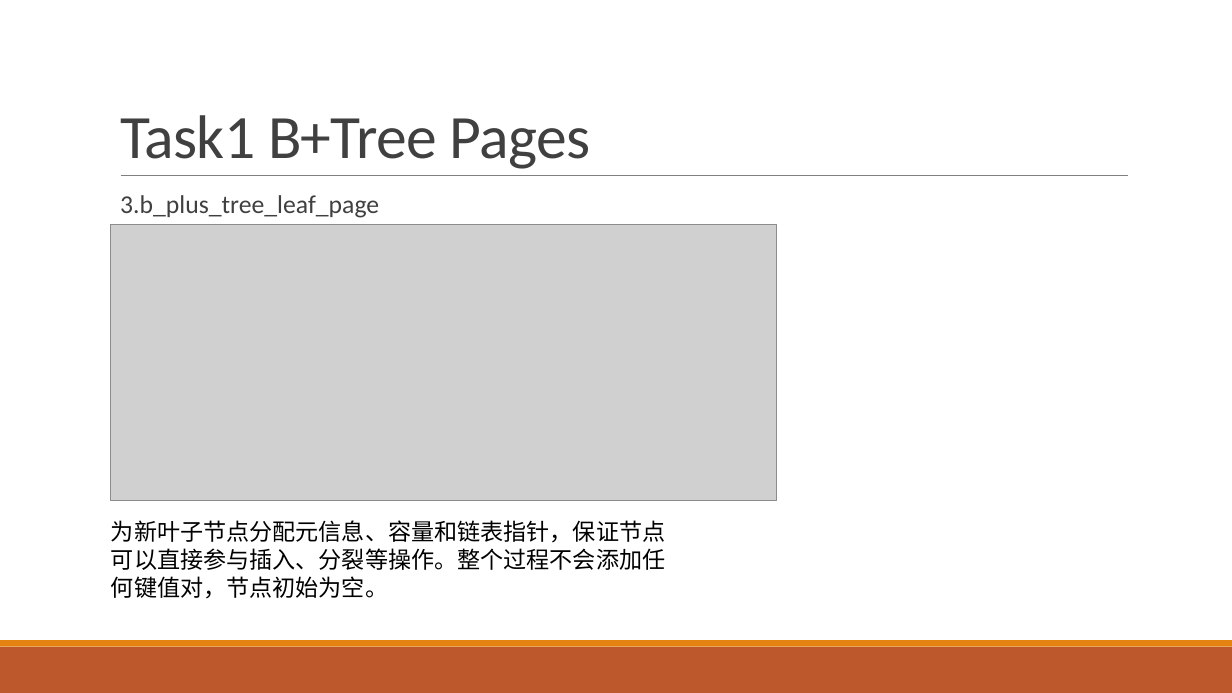
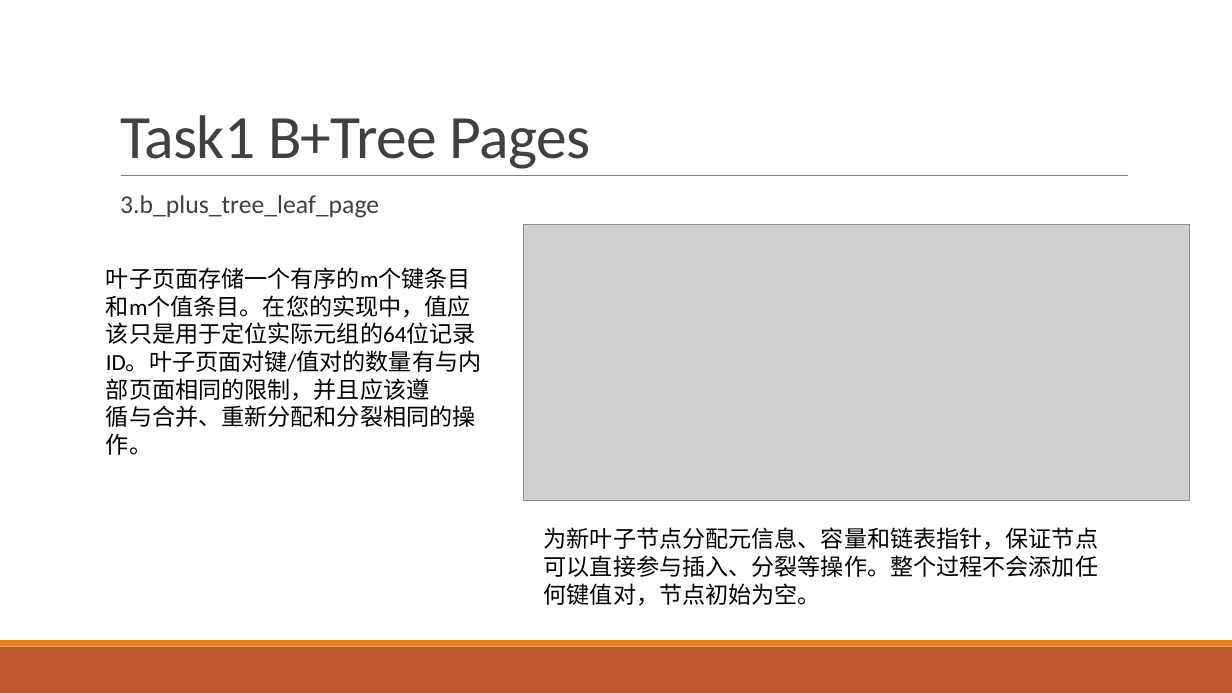
Before and after one commit to SDataBaseGroup/Database-lab, a slide deck: slide 47 of 缓冲区管理器与B+树的总ppt.pptx (slide 44 before the commit). Drawn at 1232x693 pixels with LibreOffice and Linux fonts; fonts in the diff are those of the drawing; grey boxes stand for pictures. Boxes give left, top, right and bottom in pixels: in the first picture for what was removed or moved away, otherwise in the second. Text is boxed around its words. In the diff, an @@ line names an element or a change of style, - is before the commit and + after.

```diff
--- a/缓冲区管理器与B+树的总ppt.pptx
+++ b/缓冲区管理器与B+树的总ppt.pptx
@@ picture: place and size @@
-picture at (111,225,777,501)
+picture at (524,225,1190,501)
@@ text added at (106,267,481,455), 18 pt, text #000000 @@
+叶⼦页面存储⼀个有序的m个键条⽬和m个值条⽬。在您的实现中，值应该只是⽤于定位实际元组的64位记录ID。叶⼦页面对键/值对的数量有与内部页面相同的限制，并且应该遵
+循与合并、重新分配和分裂相同的操作。
@@ text "为新叶子节点分配元信息、容量和链表指针，保证节点可以直接参与插入、分裂等操作。整个过程不会添加任何键值对，节点初始为空。": place and size @@
-text "为新叶子节点分配元信息、容量和链表指针，保证节点可以直接参与插入、分裂等操作。整个过程不会添加任何键值对，节点初始为空。" at (111,520,665,599)
+text "为新叶子节点分配元信息、容量和链表指针，保证节点可以直接参与插入、分裂等操作。整个过程不会添加任何键值对，节点初始为空。" at (544,527,1098,606)
```
Also in this commit, not shown: 13 other slides changed, 5 slides added.
